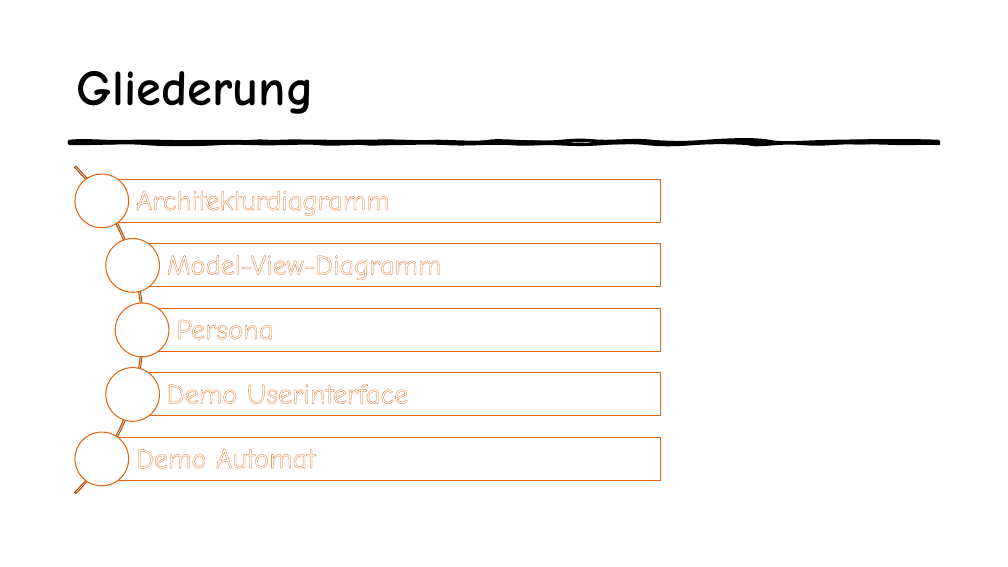
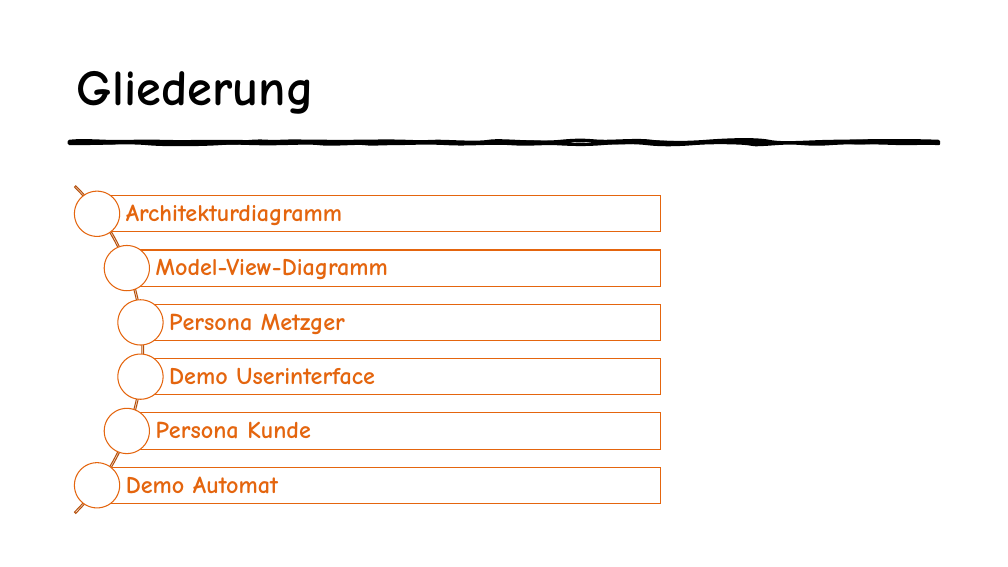
Before and after one commit to LisaRebecca/Gruppe4, a slide deck: slide 2 of Organisation/ATdIT.pptx. Drawn at 1008x567 pixels with LibreOffice and Linux fonts; fonts in the diff are those of the drawing. Boxes give left, top, right and bottom in pixels: in the first picture for what was removed or moved away, otherwise in the second. Text is boxed around its words. In the diff, an @@ line names an element or a change of style, - is before the commit and + after.

```diff
--- a/Organisation/ATdIT.pptx
+++ b/Organisation/ATdIT.pptx
@@ arch (boxed as its full ring): place and size @@
-arch (boxed as its full ring) at (0,98,144,562)
+arch (boxed as its full ring) at (0,118,144,567)
@@ ellipse: place and size @@
-ellipse at (75,174,129,228)
+ellipse at (74,191,119,237)
@@ text "Architekturdiagramm": place and size @@
-text "Architekturdiagramm" at (136,190,390,216)
+text "Architekturdiagramm" at (126,204,342,226)
@@ rectangle: place and size @@
-rectangle at (102,179,661,222)
+rectangle at (97,196,661,232)
@@ ellipse: place and size @@
-ellipse at (106,239,160,293)
+ellipse at (104,246,150,291)
@@ rectangle: place and size @@
-rectangle at (132,244,661,287)
+rectangle at (127,250,661,287)
@@ ellipse: place and size @@
-ellipse at (115,303,169,357)
+ellipse at (118,300,163,346)
@@ rectangle: place and size @@
-rectangle at (142,309,661,352)
+rectangle at (141,305,661,341)
@@ text at (169,313,345,335): text changed; size 27 to 23 pt; text colour #FFFFFF to #E4650E; bold on @@
-Persona
+Persona Metzger
@@ ellipse: place and size @@
-ellipse at (106,368,160,421)
+ellipse at (118,354,163,399)
@@ text "Demo Userinterface": place and size @@
-text "Demo Userinterface" at (167,384,409,404)
+text "Demo Userinterface" at (169,367,375,385)
@@ rectangle: place and size @@
-rectangle at (132,373,661,416)
+rectangle at (141,358,661,395)
@@ ellipse added at (104,408,150,454), fill #FFFFFF, outline #E4650E 1 pt @@
@@ rectangle added at (127,413,661,449), fill #FFFFFF, outline #E4650E 1 pt @@
@@ text added at (156,421,311,439), 23 pt, text #E4650E, bold @@
+Persona Kunde
@@ ellipse: place and size @@
-ellipse at (75,433,129,486)
+ellipse at (74,463,119,508)
@@ size 27 to 23 pt, text colour #FFFFFF to #E4650E, letter outline #E4650E 0.75 pt to none, bold on; less space between paragraphs in 4 elements at (156,258,388,280), (126,204,342,226), (169,367,375,385), (126,476,278,494) @@
@@ text "Demo Automat": place and size @@
-text "Demo Automat" at (136,448,315,469)
+text "Demo Automat" at (126,476,278,494)
@@ rectangle: place and size @@
-rectangle at (102,438,661,481)
+rectangle at (97,467,661,504)
```
Also in this commit, not shown: 6 other slides changed, 2 slides added.
